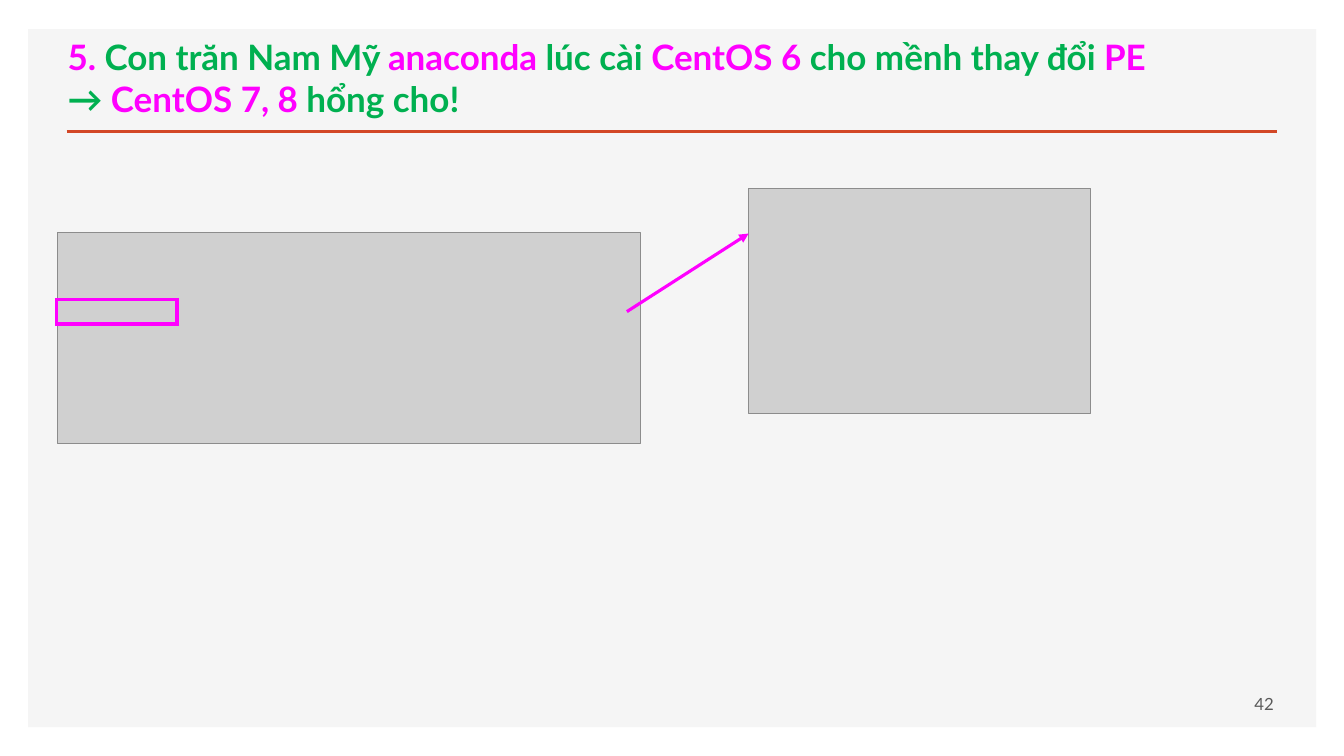
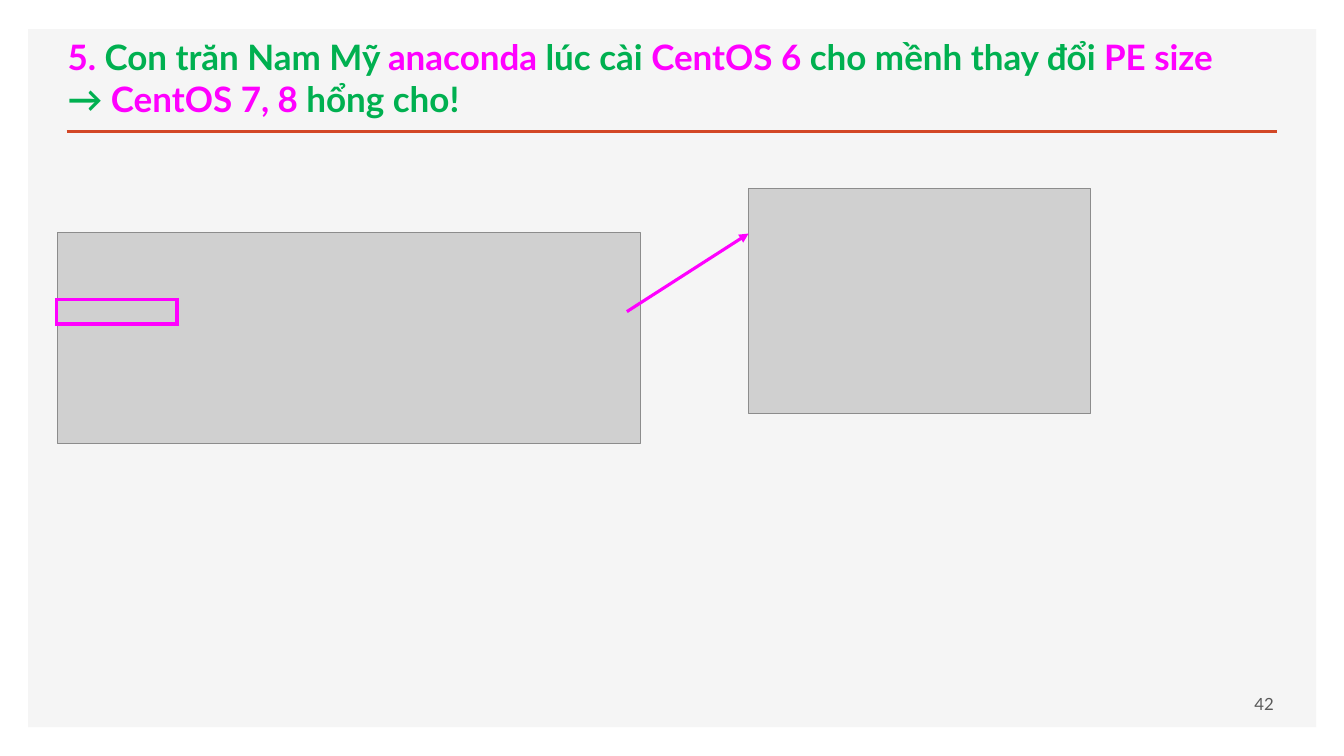
Before and after one commit to itviet2021/ansible-lvm-slide, a slide deck: slide 42 of Ansible_LVM.pptx. Drawn at 1344x756 pixels with LibreOffice and Linux fonts; fonts in the diff are those of the drawing; grey boxes stand for pictures. Boxes give left, top, right and bottom in pixels: in the first picture for what was removed or moved away, otherwise in the second. Text is boxed around its words. In the diff, an @@ line names an element or a change of style, - is before the commit and + after.

Commit message:
Thêm SUSE 15 cho thay dổi PE size

```diff
--- a/Ansible_LVM.pptx
+++ b/Ansible_LVM.pptx
@@ title at <box>68,41,1213,119</box>: text changed @@
-5. Con trăn Nam Mỹ anaconda lúc cài CentOS 6 cho mềnh thay đổi PE
-→ CentOS 7, 8 hổng cho!
+5. Con trăn Nam Mỹ anaconda lúc cài CentOS 6 cho mềnh thay đổi PE size
+→ CentOS 7, 8 hổng cho!
```
Also in this commit, not shown: 1 other slide changed, 1 slide added, 2 other files.
